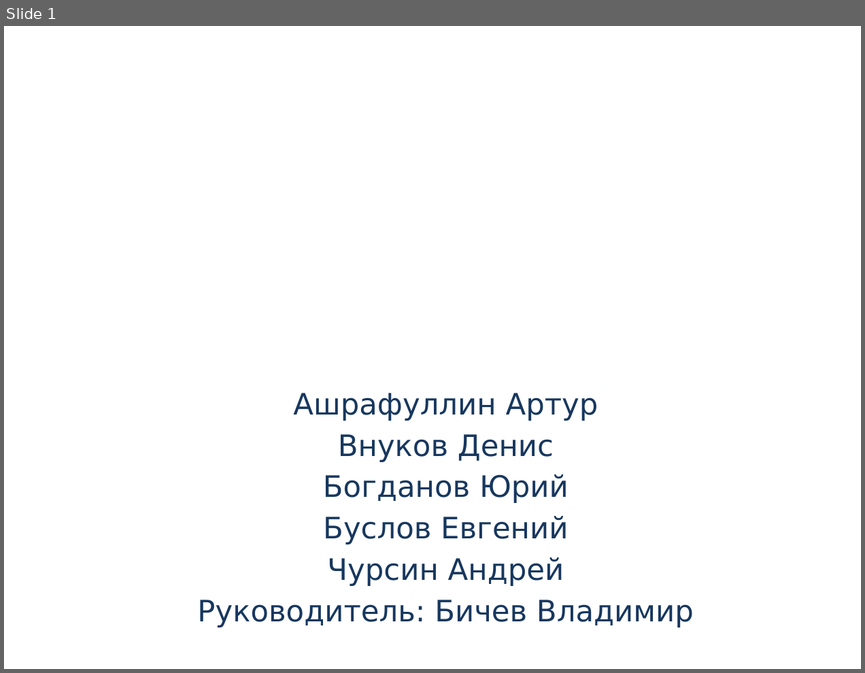
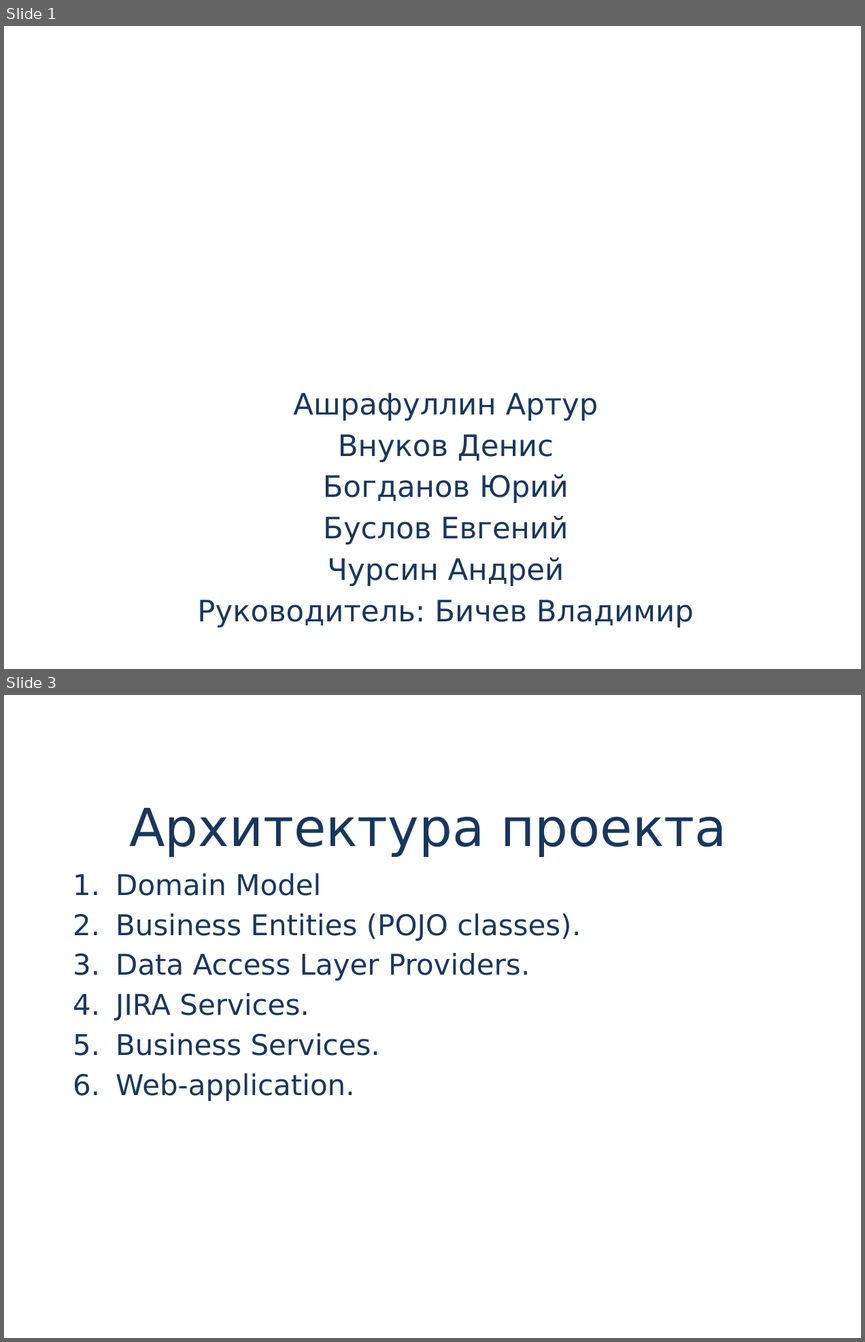
Before and after one commit to chursin-andrey/project-jastt, a slide deck: presentation/jastt.pptx. Shown one above the other, each under a label of ours: slide 1 before the commit, slides 1 and 3 after it; the slides between them are not shown. The pictures are 865x673 and 865x1342 pixels, drawn with LibreOffice and Linux fonts; fonts in the diff are those of the drawing; background and template pictures are left out. Boxes give left, top, right and bottom in pixels: in the first picture for what was removed or moved away, otherwise in the second. Text is boxed around its words. In the diff, an @@ line names an element or a change of style, - is before the commit and + after.

```diff
--- a/presentation/jastt.pptx
+++ b/presentation/jastt.pptx
@@ slide 3 added at [4, 695, 861, 1338], background picture (left out) @@
@@ title added at [129, 808, 727, 857], 44 pt, text #17375E @@
+Архитектура проекта
@@ subtitle added at [116, 873, 581, 1101], 24 pt, text #17375E @@
+1. Domain Model
+2. Business Entities (POJO classes).
+3. Data Access Layer Providers.
+4. JIRA Services.
+5. Business Services.
+6. Web-application.
```
Also in this commit, not shown: 8 slides changed, 5 other slides added.
